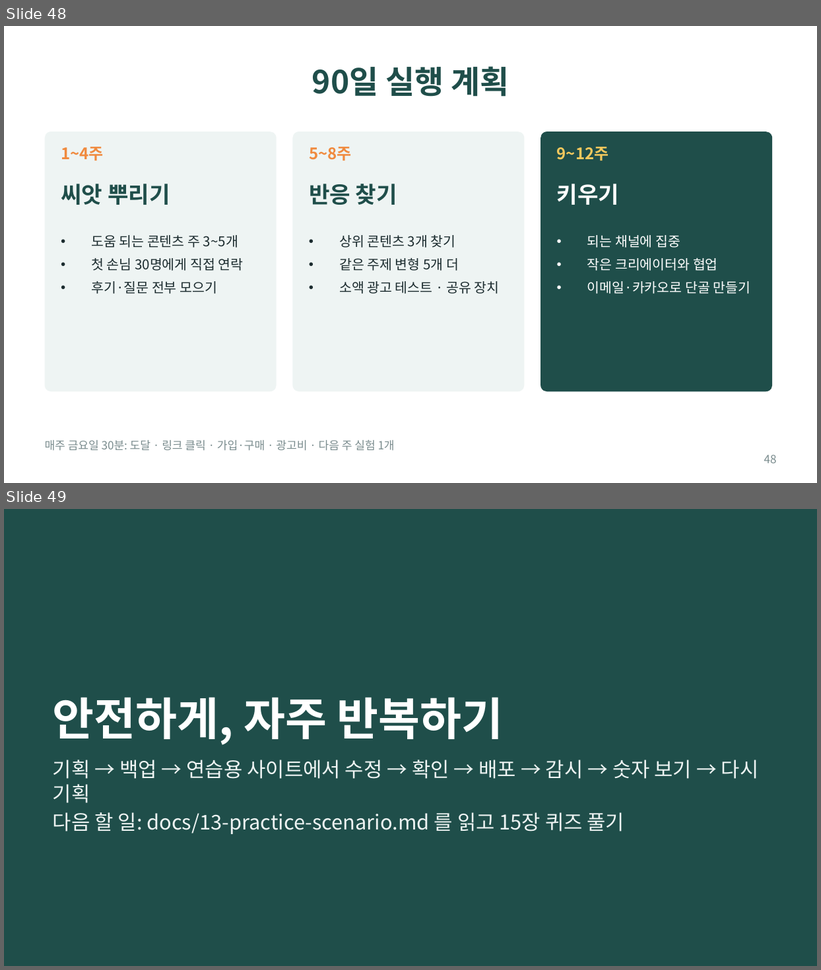
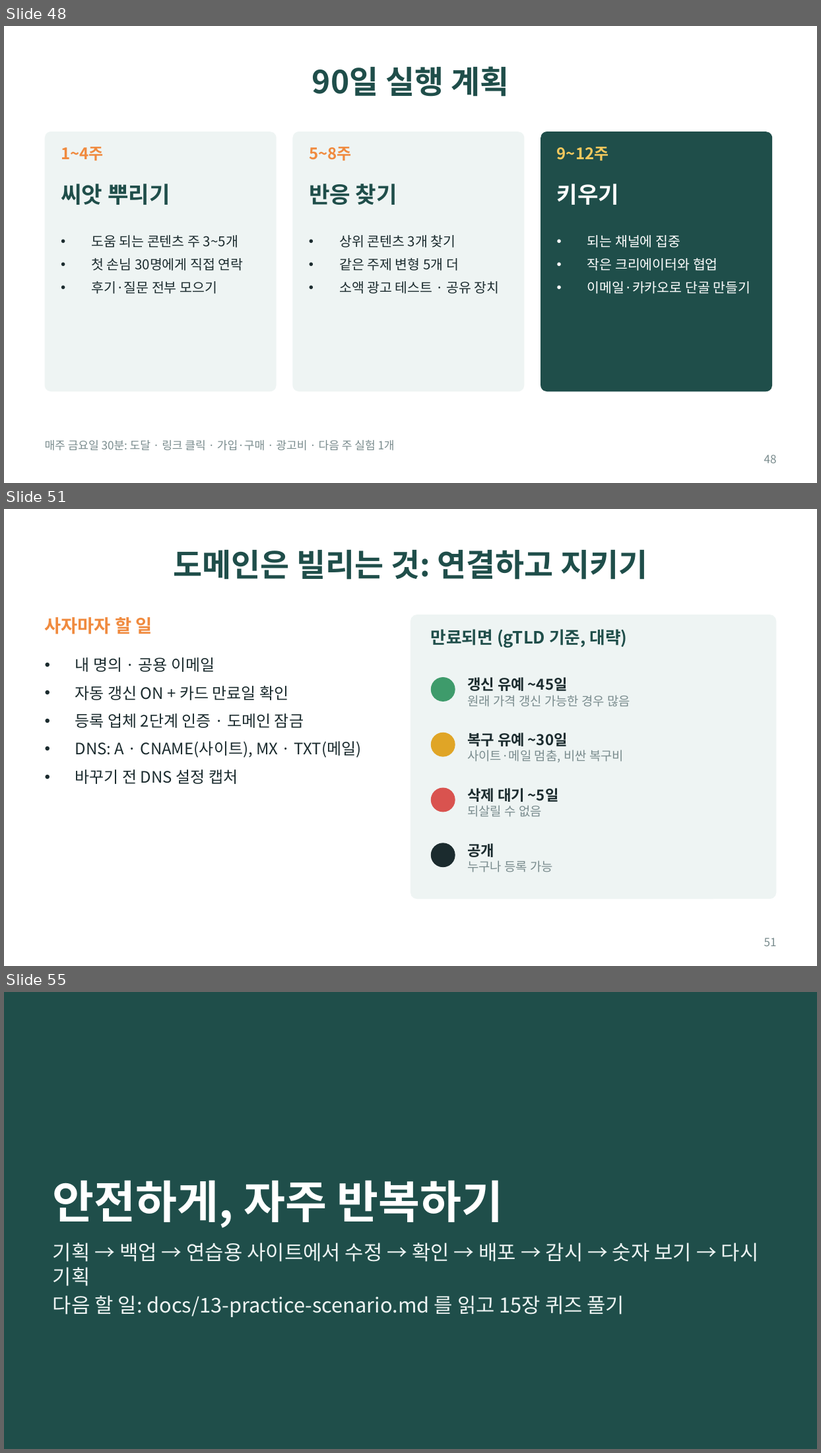
Before and after one commit to bincodin-ko/stanford-study, a slide deck: slides/internet-business-101.pptx. Shown one above the other, each under a label of ours: slides 48 and 49 before the commit, slides 48, 51 and 55 after it; the slides between them are not shown. The pictures are 821x970 and 821x1453 pixels, drawn with LibreOffice and Linux fonts; fonts in the diff are those of the drawing. Boxes give left, top, right and bottom in pixels: in the first picture for what was removed or moved away, otherwise in the second. Text is boxed around its words. In the diff, an @@ line names an element or a change of style, - is before the commit and + after.

```diff
--- a/slides/internet-business-101.pptx
+++ b/slides/internet-business-101.pptx
@@ slide 51 added at <box>4,509,817,966</box>, background #FFFFFF @@
@@ title added at <box>173,549,648,580</box>, 28 pt, text #1F4E4A, bold @@
+도메인은 빌리는 것: 연결하고 지키기
@@ text added at <box>45,617,152,634</box>, 16 pt, text #F08A3E, bold @@
+사자마자 할 일
@@ rounded rectangle added at <box>411,615,776,899</box>, fill #EEF4F3 @@
@@ text added at <box>431,629,627,648</box>, 15 pt, text #1F4E4A, bold @@
+만료되면 (gTLD 기준, 대략)
@@ text added at <box>75,657,362,784</box>, 14 pt, text #1B2B2E @@
+• 내 명의 · 공용 이메일
+• 자동 갱신 ON + 카드 만료일 확인
+• 등록 업체 2단계 인증 · 도메인 잠금
+• DNS: A · CNAME(사이트), MX · TXT(메일)
+• 바꾸기 전 DNS 설정 캡처
@@ ellipse added at <box>431,677,455,702</box>, fill #3E9B6B @@
@@ text added at <box>467,677,630,707</box>, 11 pt, text #7A8C8E @@
+갱신 유예 ~45일
+원래 가격 갱신 가능한 경우 많음
@@ ellipse added at <box>431,733,455,757</box>, fill #E0A526 @@
@@ text added at <box>467,733,624,762</box>, 11 pt, text #7A8C8E @@
+복구 유예 ~30일
+사이트·메일 멈춤, 비싼 복구비
@@ ellipse added at <box>431,788,455,813</box>, fill #D9534F @@
@@ text added at <box>467,788,559,817</box>, 13 pt, text #1B2B2E, bold @@
+삭제 대기 ~5일
+되살릴 수 없음
@@ ellipse added at <box>431,843,455,867</box>, fill #1B2B2E @@
@@ text added at <box>467,844,553,873</box>, 11 pt, text #7A8C8E @@
+공개
+누구나 등록 가능
@@ page number added at <box>764,938,777,947</box>, 10 pt, text #7A8C8E @@
+51
@@ what was slide 49 is now slide 55 @@
```
Also in this commit, not shown: 5 other slides added, 7 other files.
